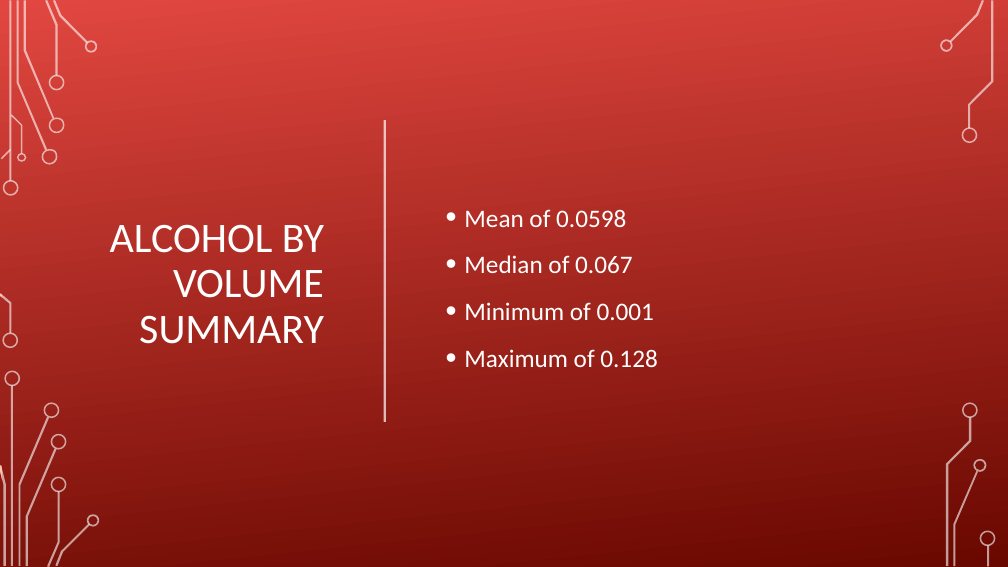
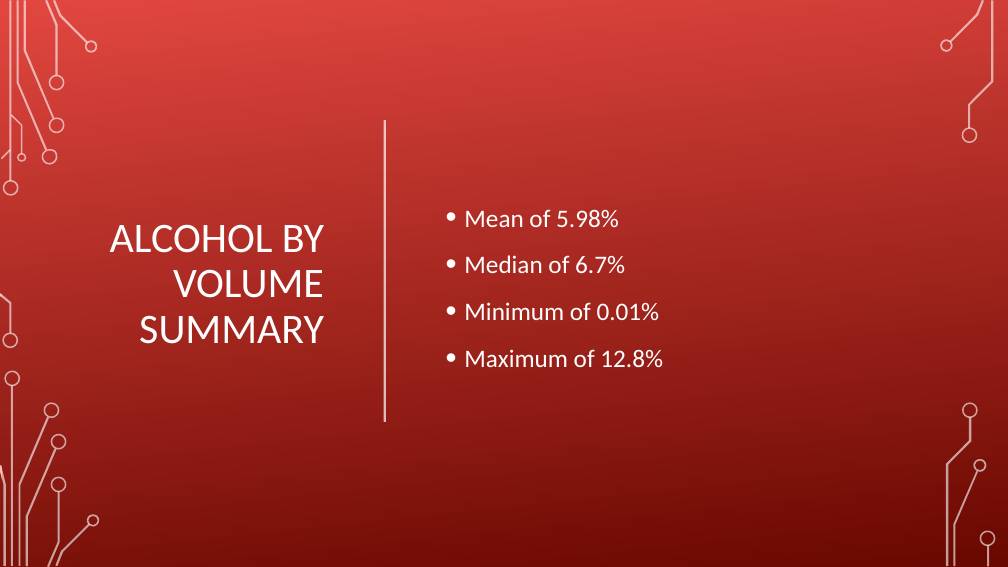
Before and after one commit to arron71/CaseStudy1, a slide deck: slide 8 of CaseStudy1 Presentation.pptx. Drawn at 1008x567 pixels with LibreOffice and Linux fonts; fonts in the diff are those of the drawing; background and template pictures are left out. Boxes give left, top, right and bottom in pixels: in the first picture for what was removed or moved away, otherwise in the second. Text is boxed around its words. In the diff, an @@ line names an element or a change of style, - is before the commit and + after.

```diff
--- a/CaseStudy1 Presentation.pptx
+++ b/CaseStudy1 Presentation.pptx
@@ text at (464,209,663,367): text changed @@
-• Mean of 0.0598
-• Median of 0.067
-• Minimum of 0.001
-• Maximum of 0.128
+• Mean of 5.98%
+• Median of 6.7%
+• Minimum of 0.01%
+• Maximum of 12.8%
```
Also in this commit, not shown: 1 other slide changed.
